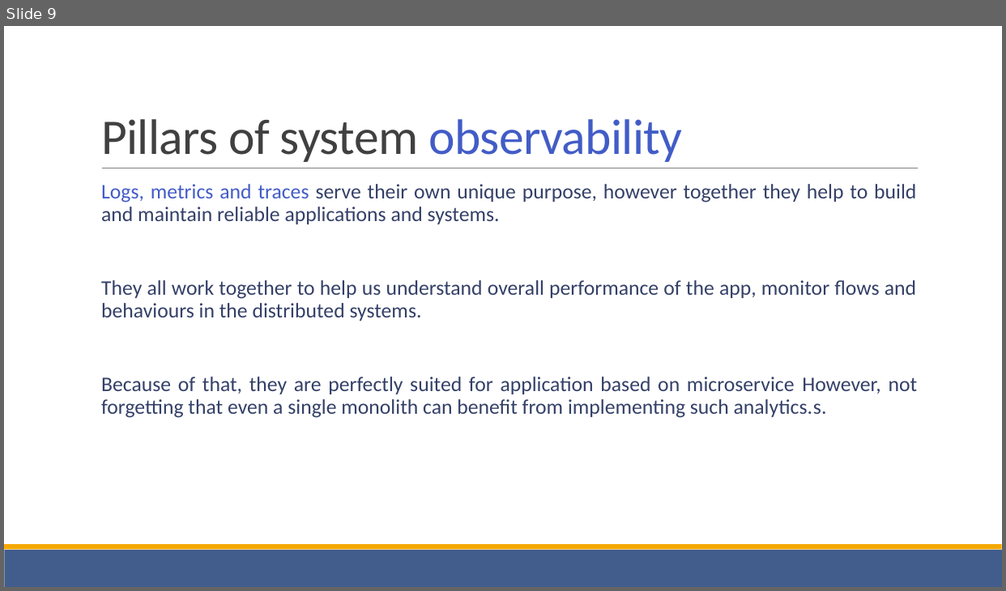
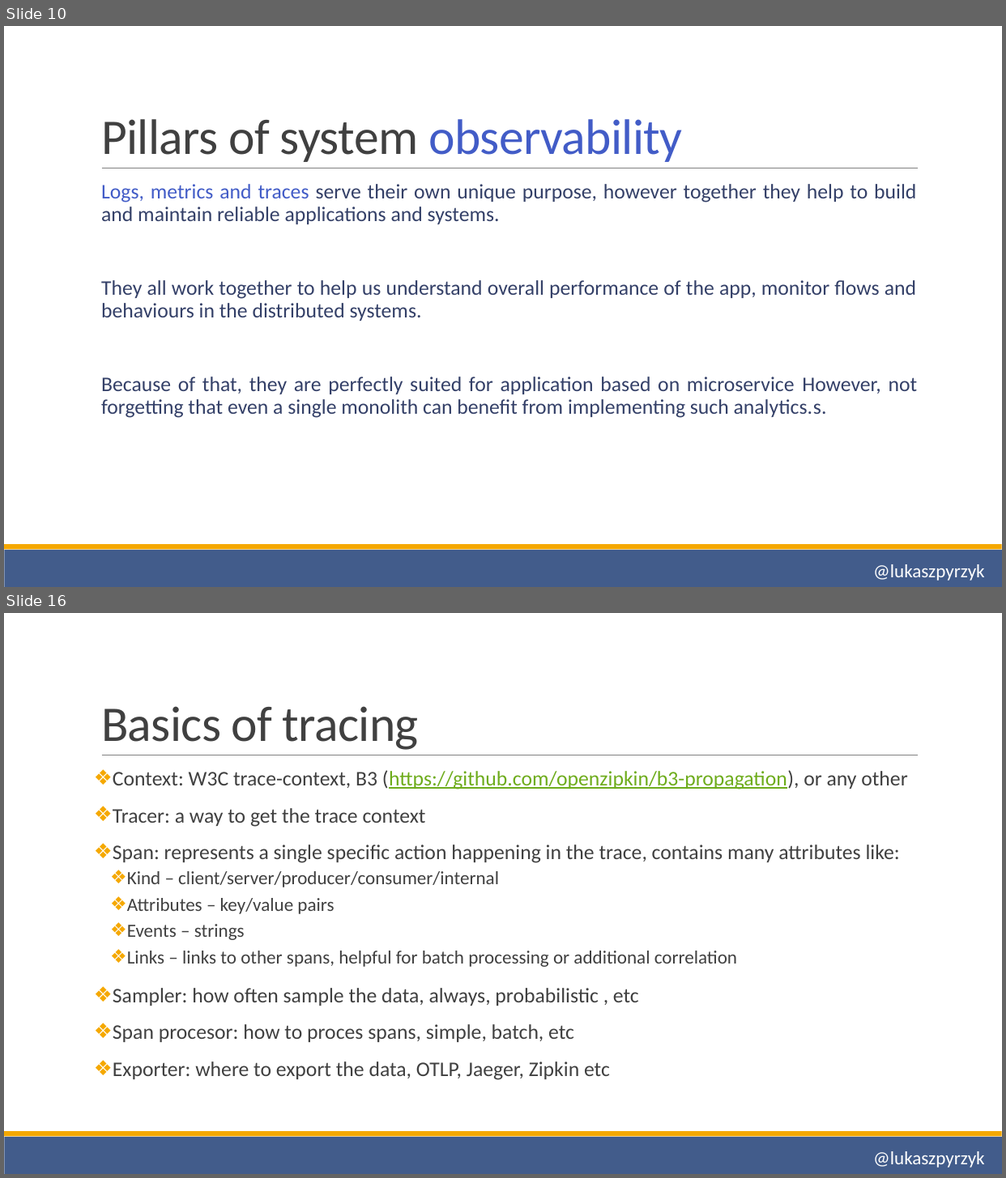
Before and after one commit to lukasz-pyrzyk/opentelemetry-demo, a slide deck: OpenTelemetry.pptx. Shown one above the other, each under a label of ours: slide 9 before the commit, slides 10 and 16 after it; the slides between them are not shown. The pictures are 1006x591 and 1006x1178 pixels, drawn with LibreOffice and Linux fonts; fonts in the diff are those of the drawing. Boxes give left, top, right and bottom in pixels: in the first picture for what was removed or moved away, otherwise in the second. Text is boxed around its words. In the diff, an @@ line names an element or a change of style, - is before the commit and + after.

```diff
--- a/OpenTelemetry.pptx
+++ b/OpenTelemetry.pptx
@@ slide 16 added at [4, 613, 1002, 1174], background #FFFFFF; not listed: 3 template elements that a slide beside it also shows @@
@@ title added at [101, 706, 419, 750], 48 pt, text #404040 @@
+Basics of tracing
@@ text added at [113, 770, 907, 1080], 20 pt, text #404040 @@
+❖ Context: W3C trace-context, B3 (https://github.com/openzipkin/b3-propagation), or any other
+❖ Tracer: a way to get the trace context
+❖ Span: represents a single specific action happening in the trace, contains many attributes like:
+  ❖ Kind – client/server/producer/consumer/internal
+  ❖ Attributes – key/value pairs
+  ❖ Events – strings
+  ❖ Links – links to other spans, helpful for batch processing or additional correlation
+❖ Sampler: how often sample the data, always, probabilistic , etc
+❖ Span procesor: how to proces spans, simple, batch, etc
+❖ Exporter: where to export the data, OTLP, Jaeger, Zipkin etc
@@ text added at [873, 1152, 984, 1168], 18 pt, text #FFFFFF @@
+@lukaszpyrzyk
@@ what was slide 9 is now slide 10 @@
@@ slide 10 changed as well @@
@@ text added at [873, 565, 984, 581], 18 pt, text #FFFFFF @@
+@lukaszpyrzyk
```
Also in this commit, not shown: 7 other slides changed, 15 other slides added, 9 slides removed.
